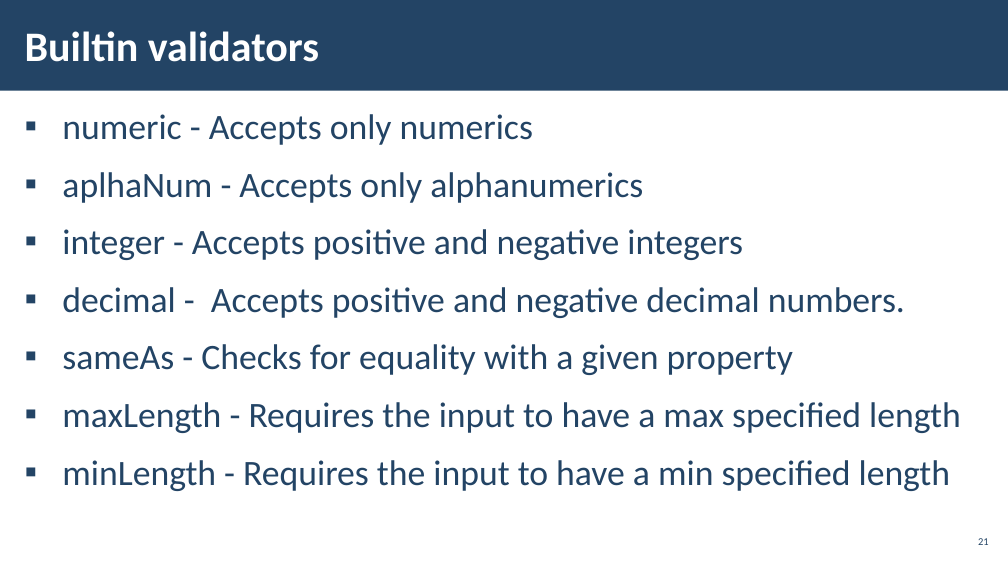
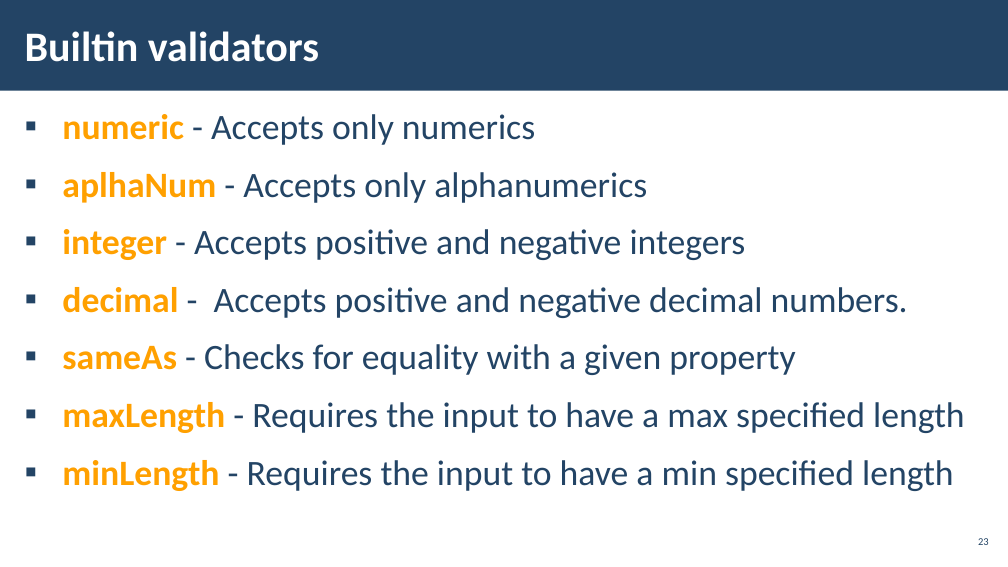
Before and after one commit to Vue-Course-Plans/Vue-Lectures, a slide deck: slide 23 of Validators/10.Validators.pptx (slide 21 before the commit). Drawn at 1008x567 pixels with LibreOffice and Linux fonts; fonts in the diff are those of the drawing; background and template pictures are left out. Boxes give left, top, right and bottom in pixels: in the first picture for what was removed or moved away, otherwise in the second. Text is boxed around its words. In the diff, an @@ line names an element or a change of style, - is before the commit and + after.

```diff
--- a/Validators/10.Validators.pptx
+++ b/Validators/10.Validators.pptx
@@ text "numeric - Accepts only numerics" at box(62, 114, 965, 491): text colour #234465 to #FFA000, bold on in "numeric", "aplhaNum", "integer", "decimal" and 3 more places @@
```
Also in this commit, not shown: 10 other slides changed, 2 slides added, 2 slides removed, 1 other file.
